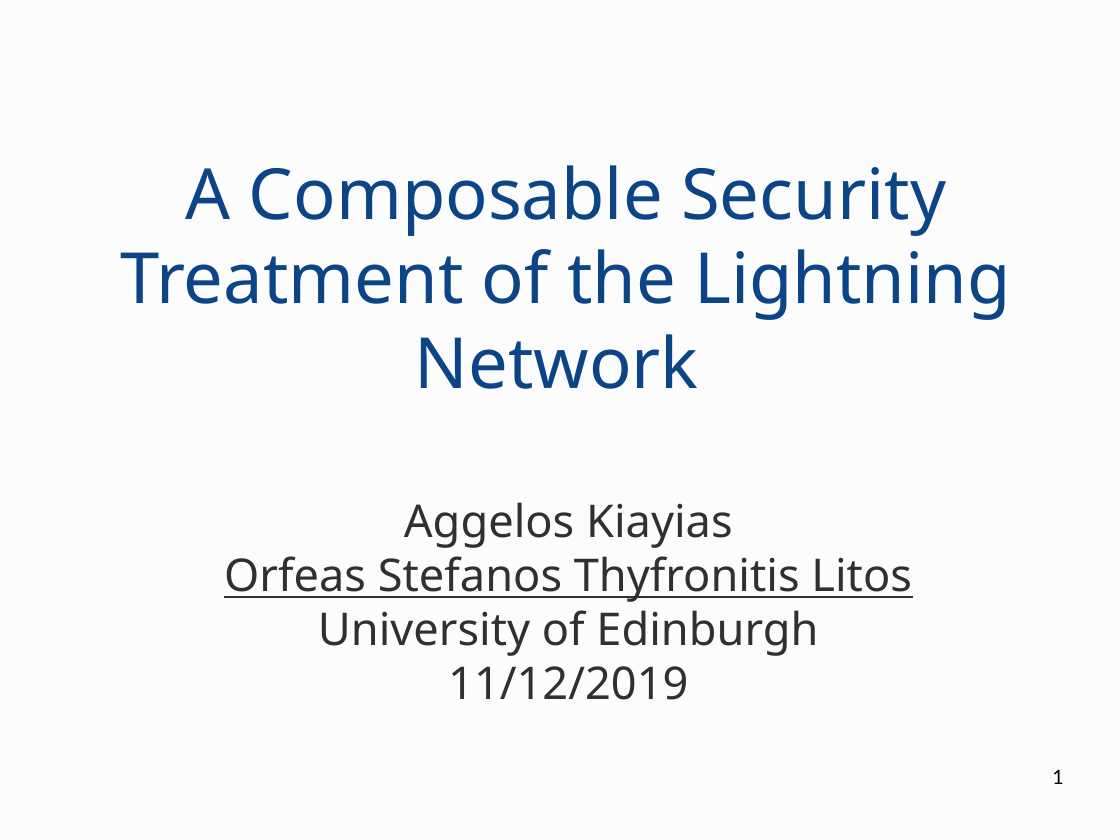
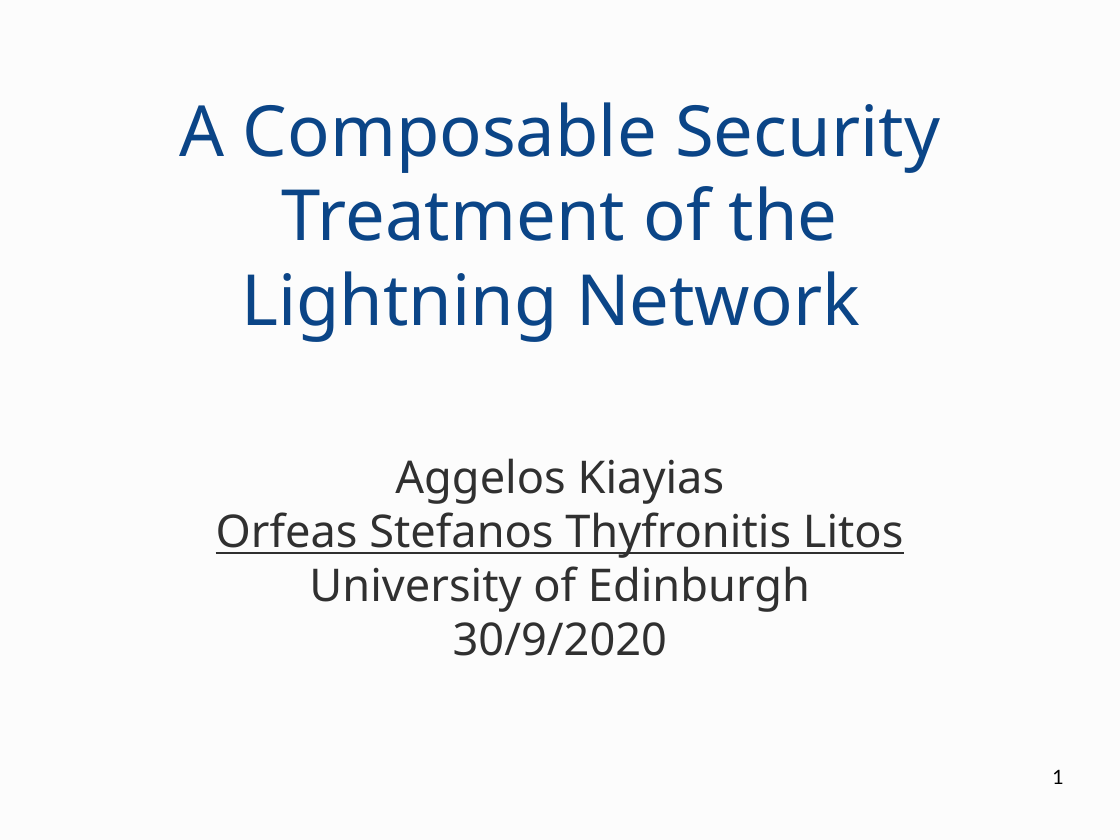
Before and after one commit to OrfeasLitos/PaymentChannels, a slide deck: slide 1 of paper-slides/presentation.odp. Drawn at 1120x840 pixels with LibreOffice and Linux fonts; fonts in the diff are those of the drawing. Boxes give left, top, right and bottom in pixels: in the first picture for what was removed or moved away, otherwise in the second. Text is boxed around its words. In the diff, an @@ line names an element or a change of style, - is before the commit and + after.

```diff
--- a/paper-slides/presentation.odp
+++ b/paper-slides/presentation.odp
@@ title "A Composable Security Treatment of ..." rewrapped from [120,165,1010,389] to [179,102,940,342] @@
@@ subtitle "Aggelos Kiayias": place and size @@
-subtitle "Aggelos Kiayias" at [224,502,912,700]
+subtitle "Aggelos Kiayias" at [216,458,904,656]
@@ subtitle at [453,622,667,656]: text changed @@
-11/12/2019
+30/9/2020
```
Also in this commit, not shown: 10 other slides changed, 1 other file.
